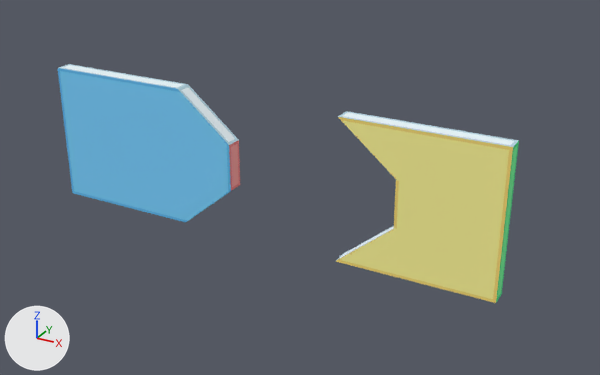
Renders of the glTF model props/interactable/station_door/station_door.glb from each side of a commit.
One viewpoint serves both versions: a camera (50 mm lens) standing at (8.57, -13.72, 8.25) and looking at (0.86, 0.28, 1.25). Arrows for +X, +Y and +Z are at lower left; the lights stay in place. The first picture is the older version. Both versions are drawn at frame 0 of the action 'door_close'; the numbers are the values there.

In view in the first picture: 'door', 'door.001'.
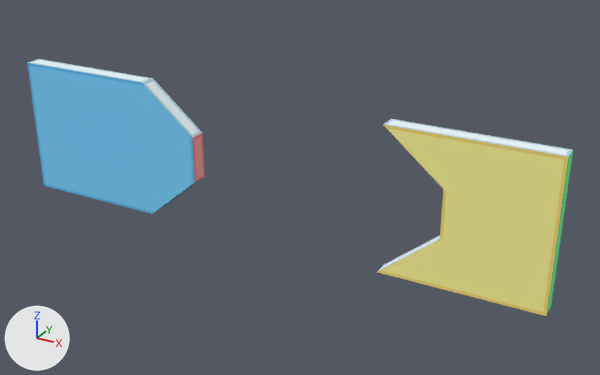
ob_door_left is not drawn itself; it is the parent of ob_door.
ob_door_right is not drawn itself; it is the parent of ob_door_001.

Diff of the bpy script that builds the scene:
```diff
--- a/props/interactable/station_door/station_door.glb.py
+++ b/props/interactable/station_door/station_door.glb.py
@@ ob_door_left @@
 ob_door_left = bpy.data.objects.new('door_left', None)
-ob_door_left.location = (2.25, 0.0, 1.562)
+ob_door_left.location = (3.188, 0.0, 1.562)
@@ ob_door_right @@
 ob_door_right = bpy.data.objects.new('door_right', None)
-ob_door_right.location = (-1.5, 0.0, 1.562)
+ob_door_right.location = (-2.438, 0.0, 1.562)
```

Where the change shows, as pixel boxes [x1, y1, x2, y2] in the pictures (600 x 375 px):
'door', moved: before [336, 111, 519, 303]; after [377, 119, 573, 316]
'door.001', moved: before [58, 64, 240, 222]; after [27, 59, 205, 214]
